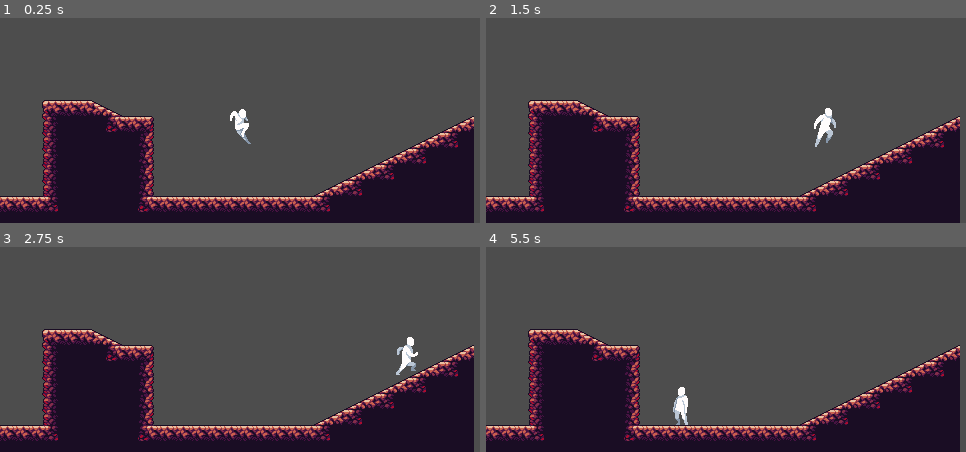
Above: before the commit, frames 1-4 (two rows, left to right).
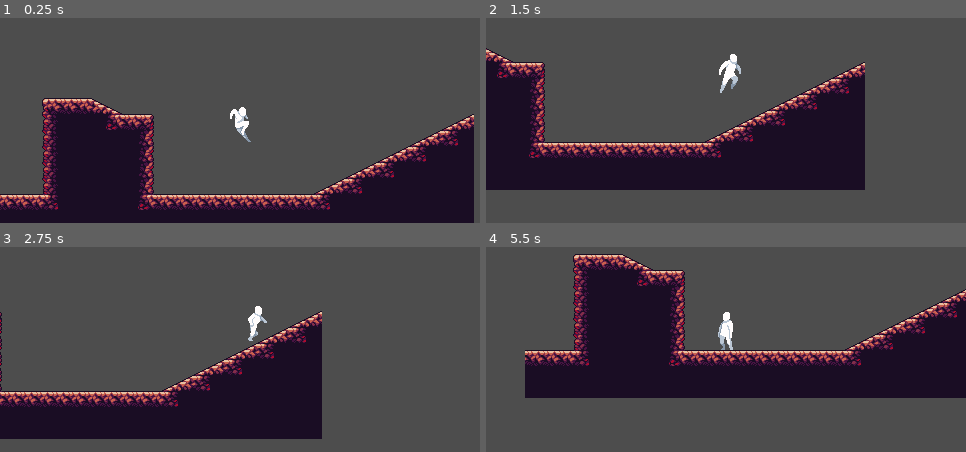
Above: after the commit, the same moments.

Repository: tubarao312/character-movement-jam
Game: Godot game, scene res://scenes/test_scene_2d.tscn
Same seed, same stepped clock (60 frames per second), same inputs: the game is played once before the commit and once after it.
Inputs (mouse positions are in pixels of both pictures, inside the frame that each line leads up to):
- Up to frame 1 (0.25 s): no input
- Up to frame 2 (1.5 s): tap Enter (ui_accept) at 0.5, 0.77 s; move the mouse to (831, 75) at 0.52 s; hold Right (ui_right) 0.53-1.28 s; hold F 0.53-1.28 s; click (831, 75) at 0.67 s; move the mouse to (630, 102) at 1.27 s; hold Down (ui_down) from 1.28 s (still down); tap Space at 1.35 s
- Up to frame 3 (2.75 s): tap Enter (ui_accept) at 1.52 s; move the mouse to (288, 257) at 2.02 s; release Down (ui_down) at 2.03 s; hold Right (ui_right) from 2.03 s (still down); hold F from 2.03 s (still down)
- Up to frame 4 (5.5 s): move the mouse to (702, 370) at 2.77 s; release Right (ui_right) at 2.78 s; release F at 2.78 s; hold W 2.78-3.53 s; tap Space at 2.85, 4.35 s; click (702, 370) at 2.92 s; tap Enter (ui_accept) at 3.02, 3.77, 4.52 s; move the mouse to (870, 357) at 3.52 s; hold F 3.53-4.28 s; hold Left (ui_left) 3.53-5.03 s; move the mouse to (582, 275) at 4.27 s; move the mouse to (750, 316) at 5.02 s; hold Down (ui_down) from 5.03 s (still down); hold F from 5.03 s (still down); click (750, 316) at 5.17 s

The runs differ from the first frame. In frame 1, 8.8% of the frame differs, in the area x 0-99%, y 39-95%; in frame 2, 49%; in frame 3, 40%; in frame 4, 51%, in the area x 0-100%, y 3-100%.

Commit message:
Add walk animation & dynamic animation speed

Diff:
--- a/scenes/player.tscn
+++ b/scenes/player.tscn
@@ -244,7 +244,7 @@
 [node name="AnimatedSprite2D" type="AnimatedSprite2D" parent="."]
 position = Vector2(0, -35)
 sprite_frames = SubResource("SpriteFrames_7hep6")
-animation = &"idle"
+animation = &"walk"
 
 [node name="LedgeGrabShapeCast2D" type="ShapeCast2D" parent="."]
 position = Vector2(0, -34)
--- a/scenes/test_scene_2d.tscn
+++ b/scenes/test_scene_2d.tscn
@@ -124,10 +124,11 @@
 [node name="PhantomCameraHost" type="Node" parent="Camera2D"]
 script = ExtResource("3_4tdht")
 
-[node name="PhantomCamera2D" type="Node2D" parent="."]
+[node name="PhantomCamera2D" type="Node2D" parent="." node_paths=PackedStringArray("follow_target")]
 position = Vector2(246, 116)
 script = ExtResource("4_y2tku")
 follow_mode = 2
+follow_target = NodePath("../Player")
 snap_to_pixel = true
 tween_resource = SubResource("Resource_nsxwd")
 follow_offset = Vector2(0, -25)
--- a/scripts/player/states/running_state.gd
+++ b/scripts/player/states/running_state.gd
@@ -7,9 +7,6 @@
 	# the player can jump again
 	player.coyote_manager.restart_coyote_time()
 
-	if player.input.direction < 0: player.facing_direction = Enums.FacingDirection.LEFT
-	elif player.input.direction > 0: player.facing_direction = Enums.FacingDirection.RIGHT
-
 	if player.input.direction == 0: transition_to(Enums.PlayerStates.IDLE)
 	# elif player.is_sprinting and player.is_on_floor: transition_to(Enums.PlayerStates.SPRINTING)
 
@@ -18,8 +15,16 @@
 		player.horizontal_velocity = 0
 	player.horizontal_velocity = move_toward(player.horizontal_velocity, target_velocity, player.RUN_SPEED * delta * 6)
 
-	# TODO - Change animation speed and add walking animation depending on walk speed
-	player._animated_sprite.play("run")
+	# Determine animation based on horizontal velocity
+	var speed_ratio = abs(player.horizontal_velocity) / player.RUN_SPEED
+	var animation = "walk" if abs(player.horizontal_velocity) < player.RUN_SPEED * 0.5 else "run"
+	player._animated_sprite.play(animation)
+
+	# Adjust animation speed based on velocity
+	if animation == "run":
+		player._animated_sprite.speed_scale = max(0.75, speed_ratio)
+	else:
+		player._animated_sprite.speed_scale = 1.0
 
 	# Jump
 	if player.input.is_jump_queued() and player.coyote_manager.has_coyote_jump():
